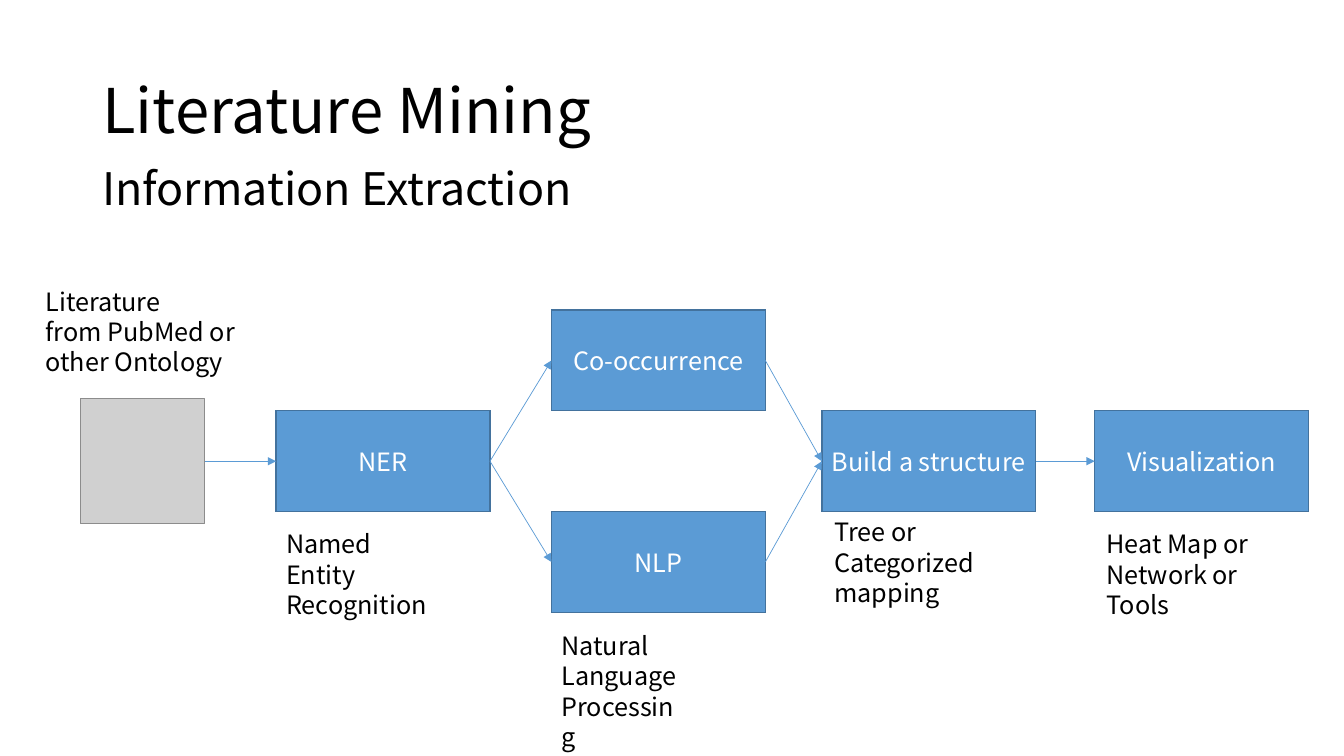
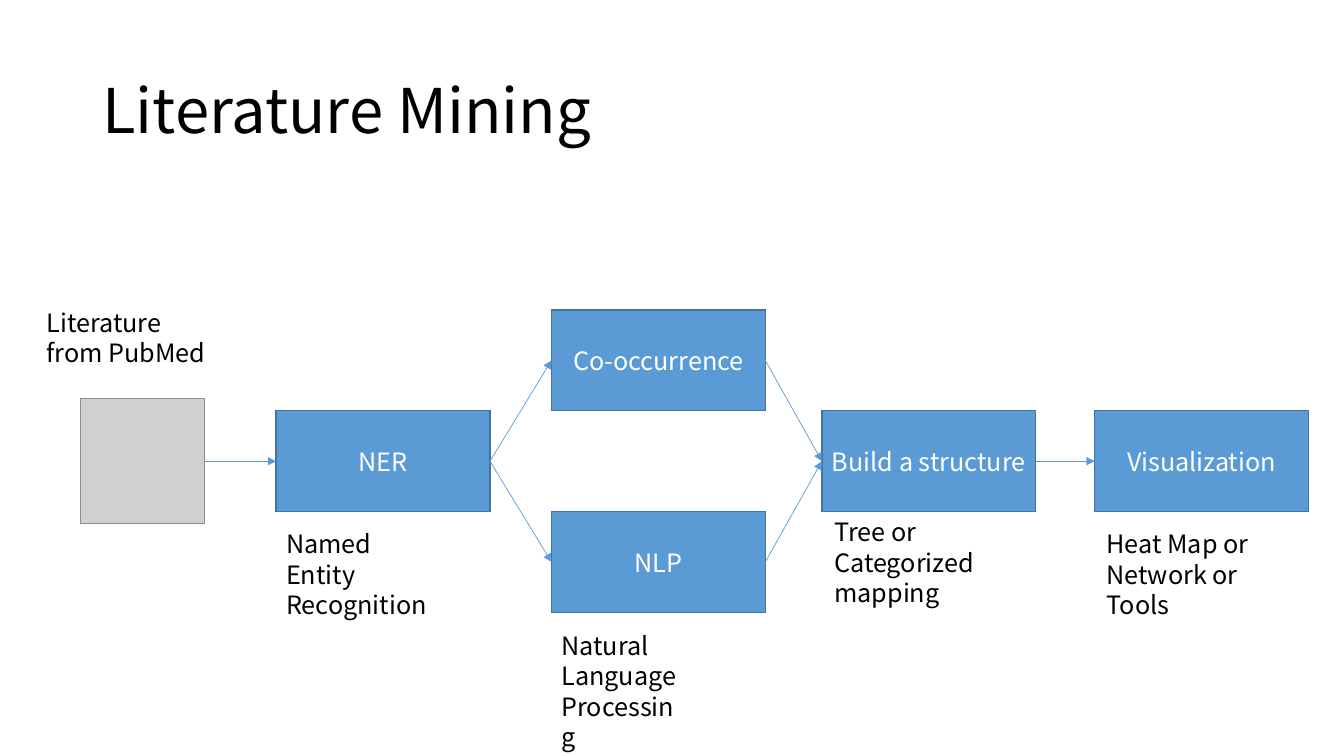
Before and after one commit to moklise/TIL, a slide deck: slide 12 of Review/[3] Literature mining, ontologies and information visualization for drug repurposing/Literature mining, ontologies and information visualization for.pptx. Drawn at 1344x756 pixels with LibreOffice and Linux fonts; fonts in the diff are those of the drawing; grey boxes stand for pictures. Boxes give left, top, right and bottom in pixels: in the first picture for what was removed or moved away, otherwise in the second. Text is boxed around its words. In the diff, an @@ line names an element or a change of style, - is before the commit and + after.

Commit message:
[Publication Review] Literature Mining3

```diff
--- a/Review/[3] Literature mining, ontologies and information visualization for drug repurposing/Literature mining, ontologies and information visualization for.pptx
+++ b/Review/[3] Literature mining, ontologies and information visualization for drug repurposing/Literature mining, ontologies and information visualization for.pptx
@@ text removed at bbox=[102, 168, 571, 206] @@
-Information Extraction
@@ text "Literature": place and size @@
-text "Literature" at bbox=[46, 291, 235, 378]
+text "Literature" at bbox=[47, 312, 206, 363]
@@ text at bbox=[47, 341, 206, 363]: text changed @@
-from PubMed or
-other Ontology
+from PubMed
```
Also in this commit, not shown: 3 other slides changed, 1 other file.
